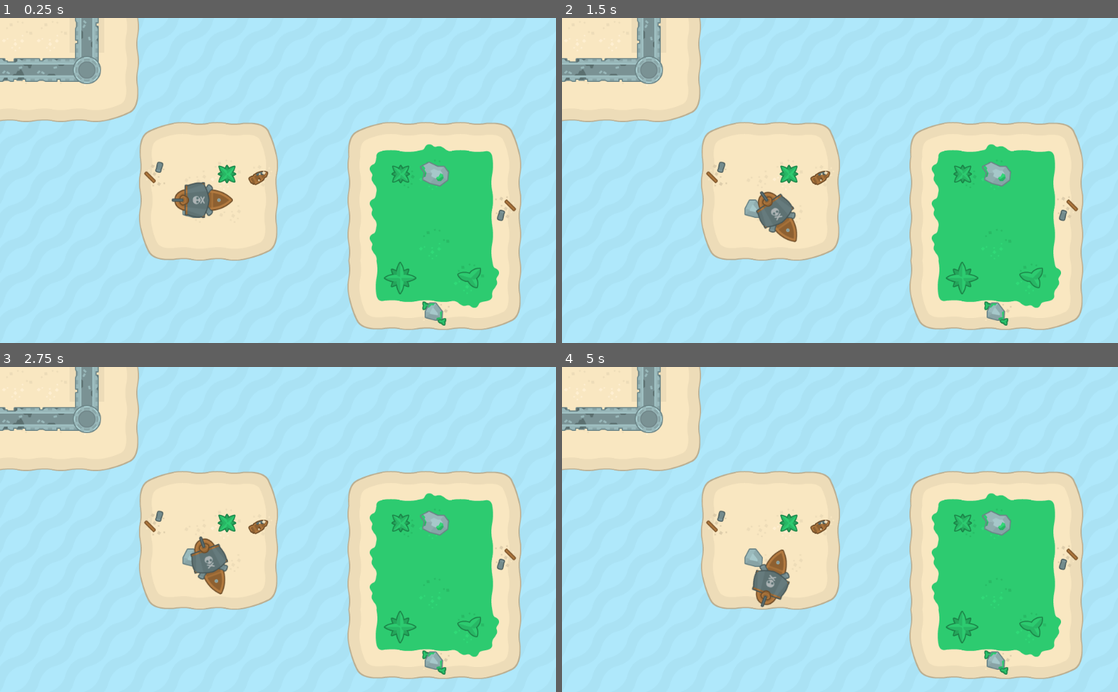
Above: before the commit, frames 1-4 (two rows, left to right).
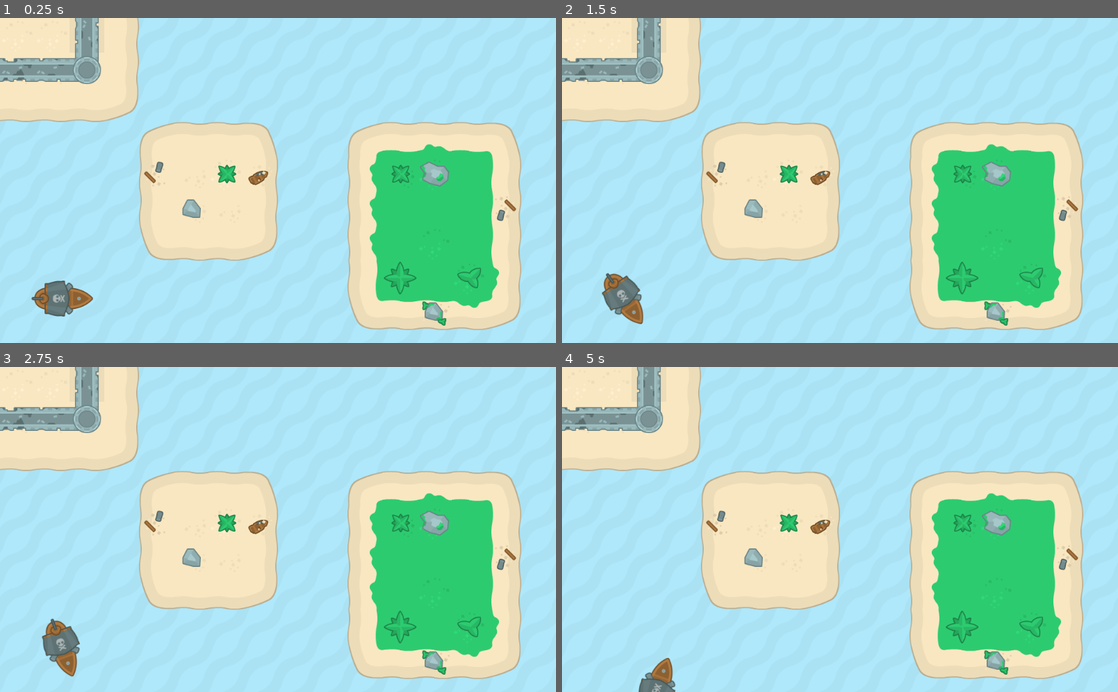
Above: after the commit, the same moments.

Repository: lmeerwood/pirates
Game: Godot game, scene res://Game.tscn
Same seed, same stepped clock (60 frames per second), same inputs: the game is played once before the commit and once after it.
Inputs:
- Up to frame 1 (0.25 s): no input
- Up to frame 2 (1.5 s): tap Enter at 0.5 s; hold Right (ui_right) 0.53-1.28 s; hold Left (ui_left) from 1.28 s (still down)
- Up to frame 3 (2.75 s): release Left (ui_left) at 2.03 s; hold Right (ui_right) from 2.03 s (still down)
- Up to frame 4 (5 s): release Right (ui_right) at 2.78 s; hold Up (ui_up) 2.78-3.53 s; hold Left (ui_left) from 3.53 s (still down)

The runs differ from the first frame. In frame 1, 1.6% of the frame differs, in the area x 5-42%, y 50-92%; in frame 2, 1.6%, in the area x 7-43%, y 53-95%; in frame 3, 1.6%; in frame 4, 1.3%.

Commit message:
Moved boat from island

Diff:
--- a/Game.tscn
+++ b/Game.tscn
@@ -8,4 +8,4 @@
 [node name="Map" parent="." instance=ExtResource( 1 )]
 
 [node name="KinematicBody2D" parent="." instance=ExtResource( 2 )]
-position = Vector2( 380.797, 307.751 )
+position = Vector2( 114.694, 517.988 )
